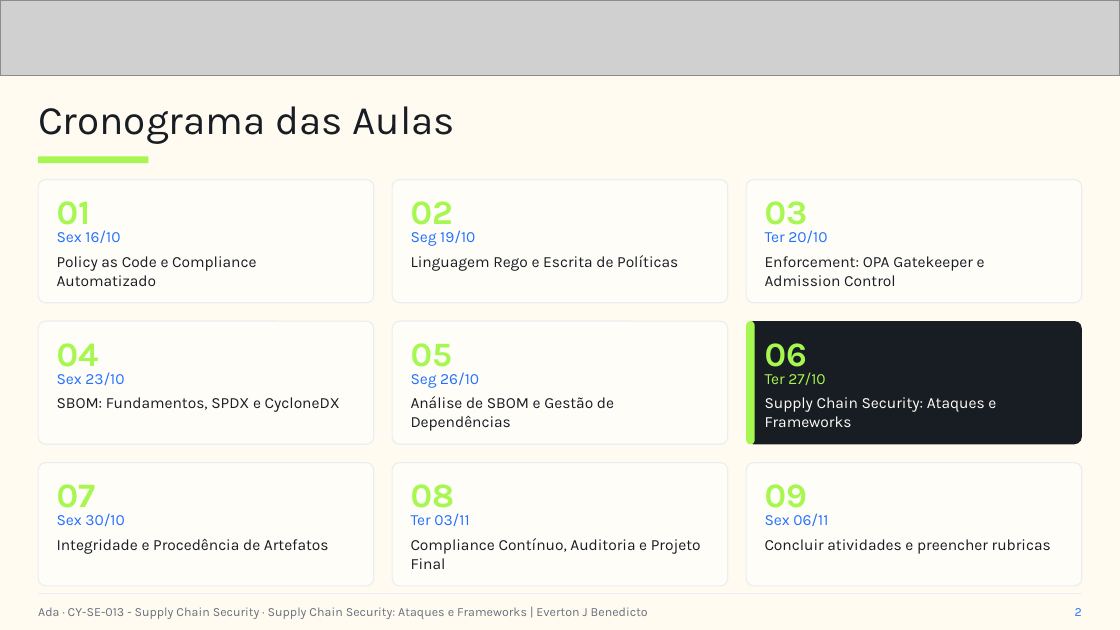
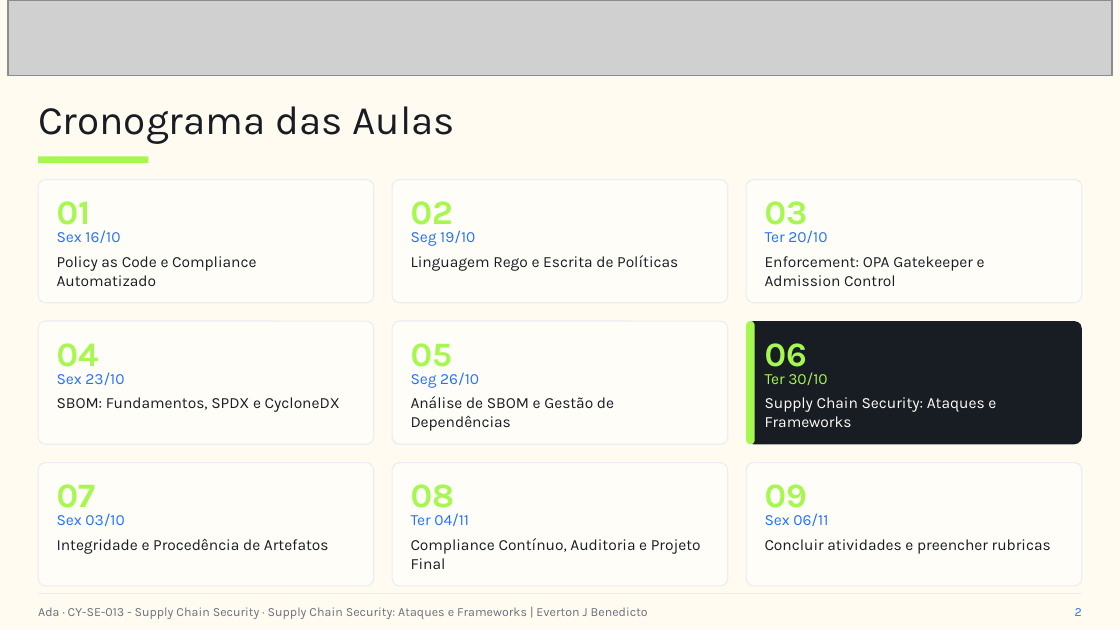
Before and after one commit to everton-dev/AdaTech.Aulas, a slide deck: slide 2 of CY-SE-013 - Supply Chain Security/slides/Aula_06_Supply_Chain_Security_Ataques_e_Frameworks.pptx. Drawn at 1120x630 pixels with LibreOffice and Linux fonts; fonts in the diff are those of the drawing; grey boxes stand for pictures. Boxes give left, top, right and bottom in pixels: in the first picture for what was removed or moved away, otherwise in the second. Text is boxed around its words. In the diff, an @@ line names an element or a change of style, - is before the commit and + after.

```diff
--- a/CY-SE-013 - Supply Chain Security/slides/Aula_06_Supply_Chain_Security_Ataques_e_Frameworks.pptx
+++ b/CY-SE-013 - Supply Chain Security/slides/Aula_06_Supply_Chain_Security_Ataques_e_Frameworks.pptx
@@ picture: place and size @@
-picture at (0,0,1120,75)
+picture at (8,0,1112,75)
@@ text at (765,372,827,385): text changed @@
-Ter 27/10
+Ter 30/10
@@ text at (57,513,124,526): text changed @@
-Sex 30/10
+Sex 03/10
@@ text at (411,513,469,526): text changed @@
-Ter 03/11
+Ter 04/11
```
Also in this commit, not shown: 12 other slides changed, 4 slides added.
